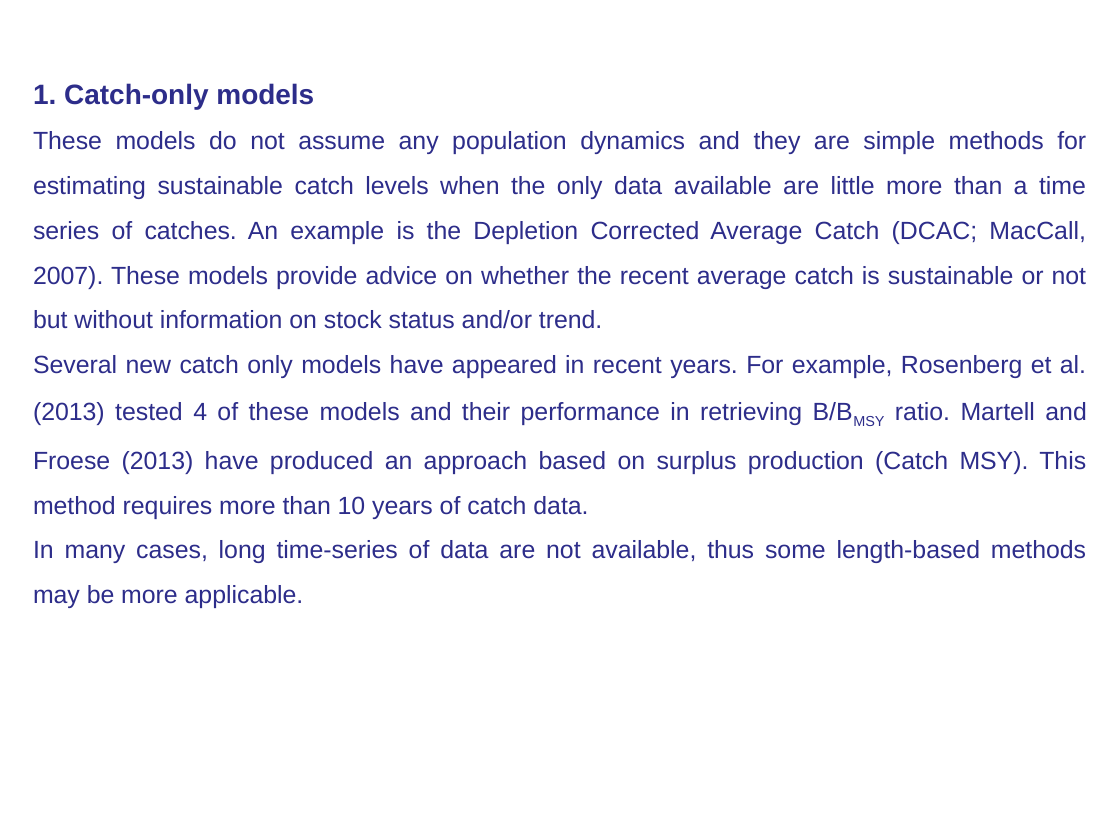
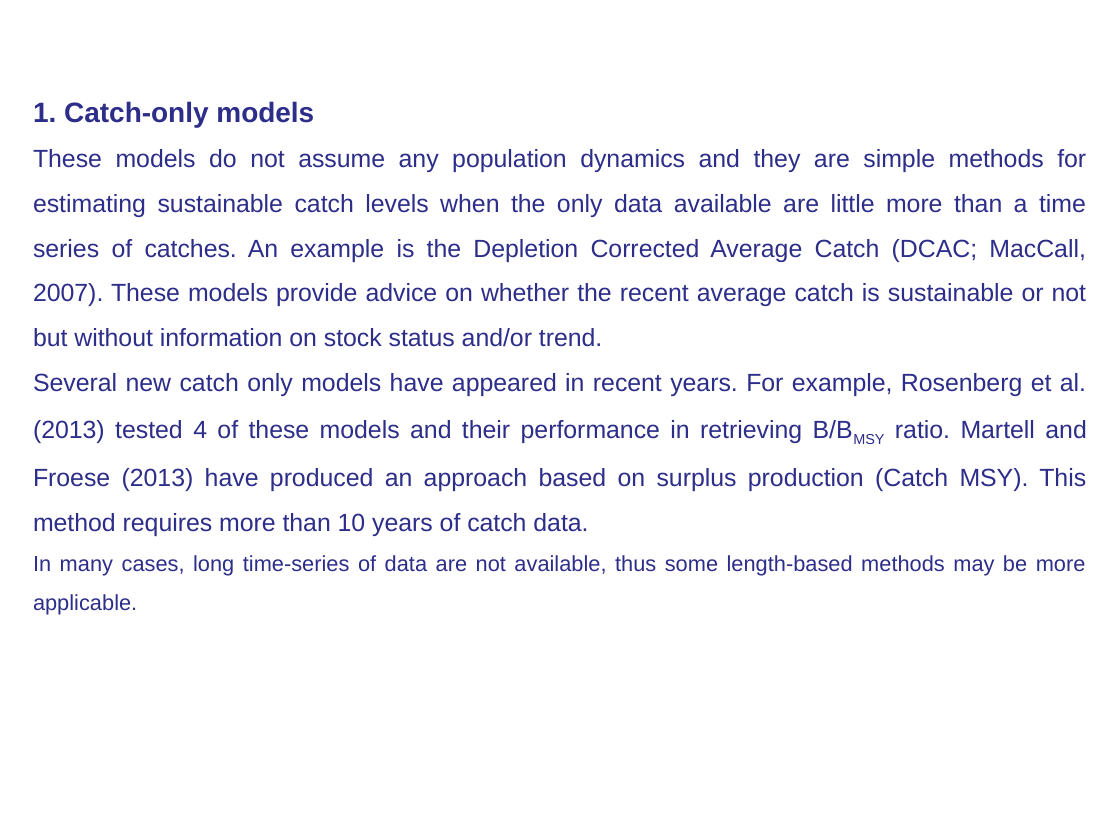
Before and after one commit to chatoosio/stock_assessment_summer_school_Module2, a slide deck: slide 6 of Sessions/Lectures Intro Day1/Assessment methods.pptx. Drawn at 1120x840 pixels with LibreOffice and Linux fonts; fonts in the diff are those of the drawing. Boxes give left, top, right and bottom in pixels: in the first picture for what was removed or moved away, otherwise in the second. Text is boxed around its words. In the diff, an @@ line names an element or a change of style, - is before the commit and + after.

```diff
--- a/Sessions/Lectures Intro Day1/Assessment methods.pptx
+++ b/Sessions/Lectures Intro Day1/Assessment methods.pptx
@@ text "1. Catch-only models": place and size @@
-text "1. Catch-only models" at box(33, 83, 1086, 608)
+text "1. Catch-only models" at box(33, 101, 1086, 615)
@@ text at box(33, 555, 1086, 615): size 16 to 14 pt in "In many cases, long time-series of data ..." @@
```
Also in this commit, not shown: 3 other slides changed, 3 other files.
